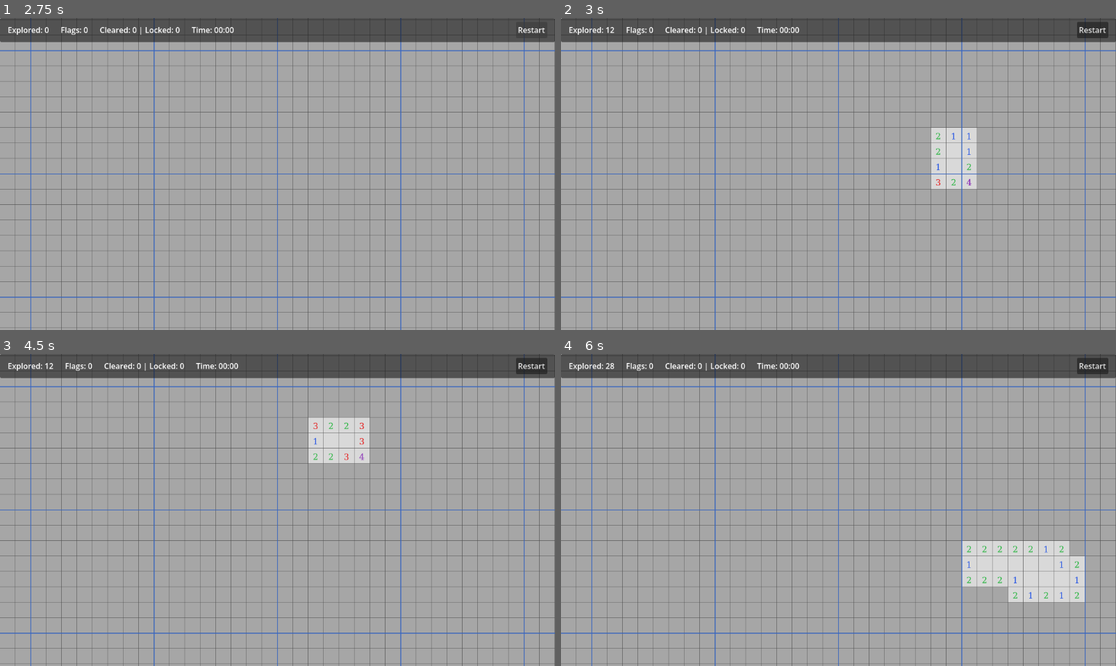
Above: before the commit, frames 1-4 (two rows, left to right).
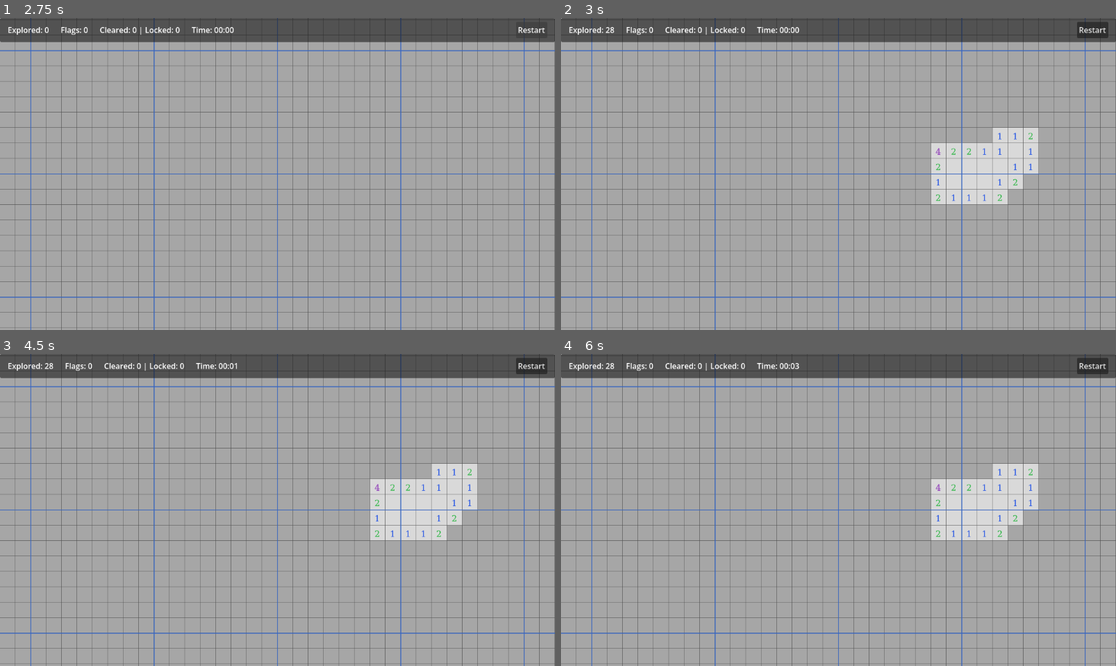
Above: after the commit, the same moments.

Repository: 0oWoodenDooro0/EndlessMinesweeper
Game: Godot game, scene res://scenes/main.tscn
Two runs of this game, one before a commit and one after it. Both use one fixed random seed, a clock stepped at 60 frames per second and the inputs below.
Inputs (mouse positions are in pixels of both pictures, inside the frame that each line leads up to):
- Up to frame 1 (2.75 s): click "Restart" at 0.5 s; click "Restart" at 1.25 s; click "Restart" at 2 s
- Up to frame 2 (3 s): tap Enter at 2.75 s; move the mouse to (960, 158) at 2.77 s; hold Space (reveal_cell) from 2.78 s (still down); click (960, 158) at 2.92 s
- Up to frame 3 (4.5 s): release Space (reveal_cell) at 3.5 s; drag from (166, 525) to (249, 572) at 3.52 s; tap Enter at 4.25 s; move the mouse to (333, 441) at 4.27 s; hold Space (reveal_cell) from 4.28 s (still down); click (333, 441) at 4.35 s
- Up to frame 4 (6 s): release Space (reveal_cell) at 5 s; drag from (810, 572) to (672, 463) at 5.02 s; tap Enter at 5.75 s; move the mouse to (1005, 556) at 5.77 s; hold Space (reveal_cell) from 5.78 s (still down); click (1005, 556) at 5.92 s

Frame 1 is identical in both runs. In frame 2, 3.0% of the frame differs, in the area x 8-87%, y 2-60%; in frame 3, 5.3%; in frame 4, 7.4%, in the area x 42-95%, y 2-80%.

Commit message:
fix(ui): prevent restart and play again button focus retention from conflicting with space key

Diff:
--- a/scenes/hud.tscn
+++ b/scenes/hud.tscn
@@ -44,6 +44,7 @@
 
 [node name="RestartButton" type="Button" parent="TopBar/MarginContainer/HBoxContainer"]
 layout_mode = 2
+focus_mode = 0
 text = "Restart"
 
 [node name="GameOverModal" type="CenterContainer" parent="."]
@@ -76,4 +77,5 @@
 
 [node name="PlayAgainButton" type="Button" parent="GameOverModal/Panel/VBoxContainer"]
 layout_mode = 2
+focus_mode = 0
 text = "Play Again"
--- a/scripts/hud.gd
+++ b/scripts/hud.gd
@@ -105,6 +105,7 @@
 		restart_button = get_node("TopBar/MarginContainer/HBoxContainer/RestartButton") as Button
 	elif restart_button == null:
 		restart_button = Button.new()
+	restart_button.focus_mode = Control.FOCUS_NONE
 
 	if has_node("GameOverModal"):
 		game_over_modal = get_node("GameOverModal") as Control
@@ -121,6 +122,7 @@
 		play_again_button = get_node("GameOverModal/Panel/VBoxContainer/PlayAgainButton") as Button
 	elif play_again_button == null:
 		play_again_button = Button.new()
+	play_again_button.focus_mode = Control.FOCUS_NONE
 
 	# Wire UI events
 	if not restart_button.is_connected("pressed", Callable(self, "on_restart_pressed")):
@@ -220,6 +222,10 @@
 	return "Explored: %d cells\nTime: %s" % [revealed_count, format_time(elapsed_time)]
 
 func on_restart_pressed() -> void:
+	if restart_button != null and restart_button.is_inside_tree() and restart_button.has_focus():
+		restart_button.release_focus()
+	if play_again_button != null and play_again_button.is_inside_tree() and play_again_button.has_focus():
+		play_again_button.release_focus()
 	if session != null:
 		session.reset()
 	if grid_manager != null:
--- a/tests/test_hud_and_stats.gd
+++ b/tests/test_hud_and_stats.gd
@@ -30,6 +30,10 @@
 
 	# Test 6: Restart & State Reset
 	if not test_restart_reset():
+		success = false
+
+	# Test 7: Button Focus Mode & Focus Release Behavior
+	if not test_button_focus_mode_and_release():
 		success = false
 
 	print("--- Test Suite Finished ---")
@@ -305,3 +309,64 @@
 	grid.free()
 	print("[PASS] Test 6: Restart & state reset verified")
 	return true
+
+func test_button_focus_mode_and_release() -> bool:
+	print("[RUN] Test 7: Button Focus Mode & Focus Release Behavior")
+	var hud_scene = preload("res://scenes/hud.tscn")
+	var hud_inst = hud_scene.instantiate()
+	if hud_inst == null:
+		print("[FAIL] Failed to instantiate hud scene")
+		return false
+
+	var restart_btn = hud_inst.get_node_or_null("TopBar/MarginContainer/HBoxContainer/RestartButton") as Button
+	if restart_btn == null:
+		print("[FAIL] RestartButton node not found")
+		hud_inst.free()
+		return false
+
+	if restart_btn.focus_mode != Control.FOCUS_NONE:
+		print("[FAIL] RestartButton focus_mode in scene is not FOCUS_NONE (0), got: ", restart_btn.focus_mode)
+		hud_inst.free()
+		return false
+
+	var play_again_btn = hud_inst.get_node_or_null("GameOverModal/Panel/VBoxContainer/PlayAgainButton") as Button
+	if play_again_btn == null:
+		print("[FAIL] PlayAgainButton node not found")
+		hud_inst.free()
+		return false
+
+	if play_again_btn.focus_mode != Control.FOCUS_NONE:
+		print("[FAIL] PlayAgainButton focus_mode in scene is not FOCUS_NONE (0), got: ", play_again_btn.focus_mode)
+		hud_inst.free()
+		return false
+
+	hud_inst.free()
+
+	# Also test programmatic HUD instance setup_ui_nodes()
+	var hud = HUD.new()
+	hud.setup_ui_nodes()
+
+	if hud.restart_button.focus_mode != Control.FOCUS_NONE:
+		print("[FAIL] Programmatic restart_button focus_mode is not FOCUS_NONE, got: ", hud.restart_button.focus_mode)
+		hud.free()
+		return false
+
+	if hud.play_again_button.focus_mode != Control.FOCUS_NONE:
+		print("[FAIL] Programmatic play_again_button focus_mode is not FOCUS_NONE, got: ", hud.play_again_button.focus_mode)
+		hud.free()
+		return false
+
+	# Test focus release on restart pressed
+	hud.on_restart_pressed()
+	if hud.restart_button.has_focus():
+		print("[FAIL] restart_button retained focus after on_restart_pressed()")
+		hud.free()
+		return false
+	if hud.play_again_button.has_focus():
+		print("[FAIL] play_again_button retained focus after on_restart_pressed()")
+		hud.free()
+		return false
+
+	hud.free()
+	print("[PASS] Test 7: Button focus mode & focus release behavior verified")
+	return true
--- a/tests/test_input_keyboard_shortcuts.gd
+++ b/tests/test_input_keyboard_shortcuts.gd
@@ -3,6 +3,7 @@
 
 const GridManager = preload("res://scripts/grid_manager.gd")
 const CellData = preload("res://scripts/cell_data.gd")
+const HUD = preload("res://scripts/hud.gd")
 
 func _init():
 	print("--- Running Test Suite: Keyboard Shortcuts for Cell Reveal & Flag ---")
@@ -36,6 +37,10 @@
 
 	# Test 7: Keyboard Actions Respect Locked Chunk and Frontier Adjacency Restrictions
 	if not test_keyboard_chunk_and_frontier_restrictions():
+		success = false
+
+	# Test 8: Space Reveal Key Disambiguation After HUD Restart Pressed
+	if not test_keyboard_space_reveal_after_restart():
 		success = false
 
 	print("--- Test Suite Finished ---")
@@ -333,3 +338,60 @@
 	grid.queue_free()
 	print("[PASS] Test 7: Chunk and Frontier Restrictions verified")
 	return true
+
+func test_keyboard_space_reveal_after_restart() -> bool:
+	print("[RUN] Test 8: Space Reveal Key Disambiguation After HUD Restart Pressed")
+	var grid = GridManager.new()
+	root.add_child(grid)
+	grid.safe_zone_radius = 0
+
+	var hud = HUD.new()
+	root.add_child(hud)
+	hud.setup_ui_nodes()
+	hud.bind_grid_manager(grid)
+
+	# Configure cells: cell (0,0) safe, cell (1,0) mine
+	grid.set_mine_at(Vector2i(0, 0), false)
+	grid.set_mine_at(Vector2i(1, 0), true)
+
+	# Simulate pressing Restart button on HUD
+	hud.restart_button.emit_signal("pressed")
+
+	# Verify button has released focus and has focus_mode == FOCUS_NONE
+	if hud.restart_button.focus_mode != Control.FOCUS_NONE:
+		print("[FAIL] restart_button focus_mode is not FOCUS_NONE after restart, got: ", hud.restart_button.focus_mode)
+		hud.queue_free()
+		grid.queue_free()
+		return false
+
+	if hud.restart_button.has_focus():
+		print("[FAIL] restart_button has focus after pressing restart")
+		hud.queue_free()
+		grid.queue_free()
+		return false
+
+	# Hover mouse at cell (0, 0) (world pos: 16, 16)
+	var screen_pos = Vector2(16, 16)
+	grid._unhandled_input(_create_mouse_motion_event(screen_pos))
+
+	# Press Space (reveal_cell action)
+	var space_event = _create_key_event("reveal_cell", KEY_SPACE, true, false)
+	grid._unhandled_input(space_event)
+
+	# Verify cell (0, 0) is revealed and grid is not reset
+	if not grid.get_cell(Vector2i(0, 0)).is_revealed:
+		print("[FAIL] Cell (0, 0) was not revealed upon Space key press after restart")
+		hud.queue_free()
+		grid.queue_free()
+		return false
+
+	if hud.revealed_count != 1:
+		print("[FAIL] HUD revealed_count should be 1 after reveal, got: ", hud.revealed_count)
+		hud.queue_free()
+		grid.queue_free()
+		return false
+
+	hud.queue_free()
+	grid.queue_free()
+	print("[PASS] Test 8: Space Reveal After Restart verified")
+	return true
